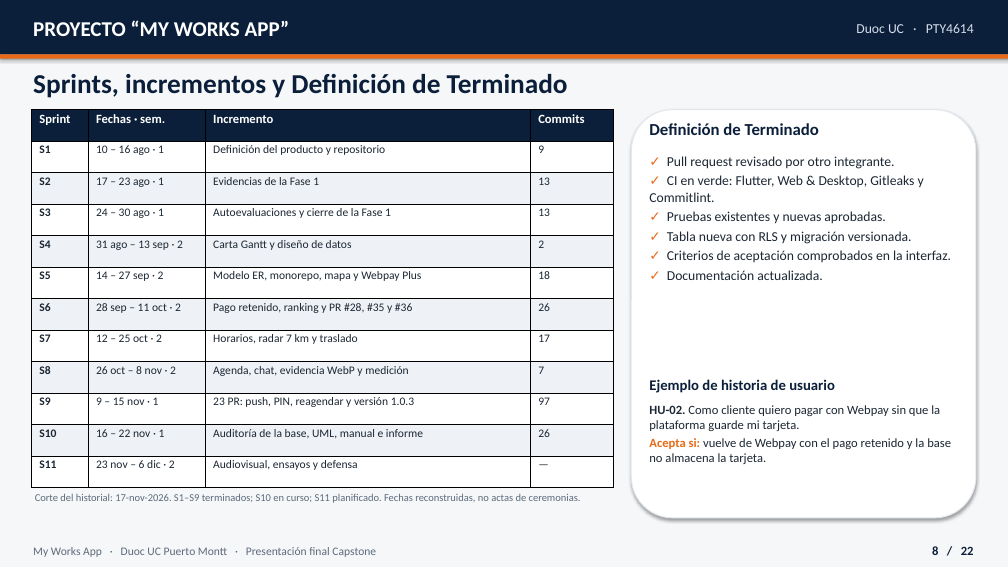
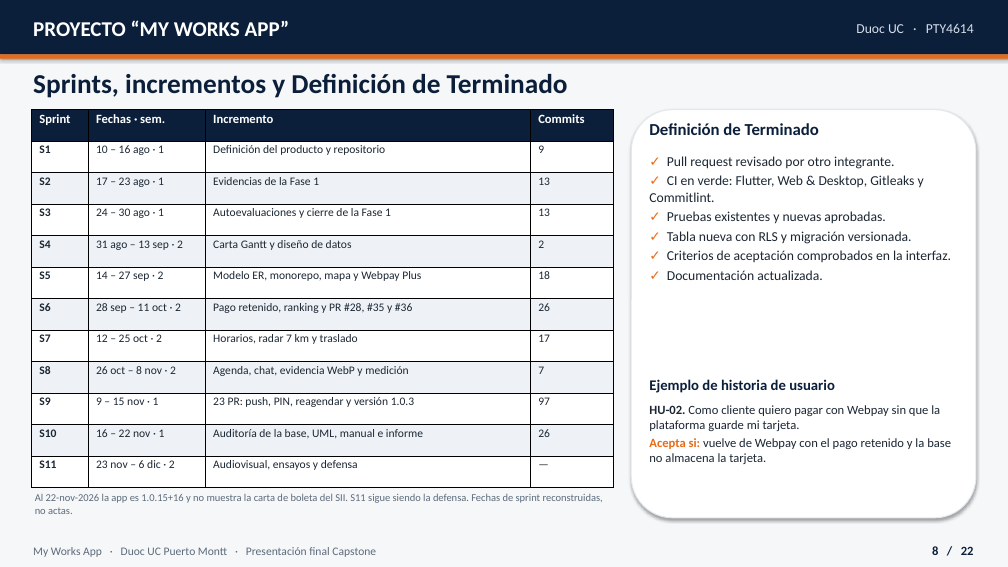
Before and after one commit to MathiasAlejandr0/MyWorksAppProyect, a slide deck: slide 8 of Fase 2/Presentacion_final_MyWorksApp.pptx. Drawn at 1008x567 pixels with LibreOffice and Linux fonts; fonts in the diff are those of the drawing. Boxes give left, top, right and bottom in pixels: in the first picture for what was removed or moved away, otherwise in the second. Text is boxed around its words. In the diff, an @@ line names an element or a change of style, - is before the commit and + after.

```diff
--- a/Fase 2/Presentacion_final_MyWorksApp.pptx
+++ b/Fase 2/Presentacion_final_MyWorksApp.pptx
@@ text at box(35, 494, 603, 514): text changed @@
-Corte del historial: 17-nov-2026. S1–S9 terminados; S10 en curso; S11 planificado. Fechas reconstruidas, no actas de ceremonias.
+Al 22-nov-2026 la app es 1.0.15+16 y no muestra la carta de boleta del SII. S11 sigue siendo la defensa. Fechas de sprint reconstruidas, no actas.
```
Also in this commit, not shown: 3 other slides changed, 25 other files.
